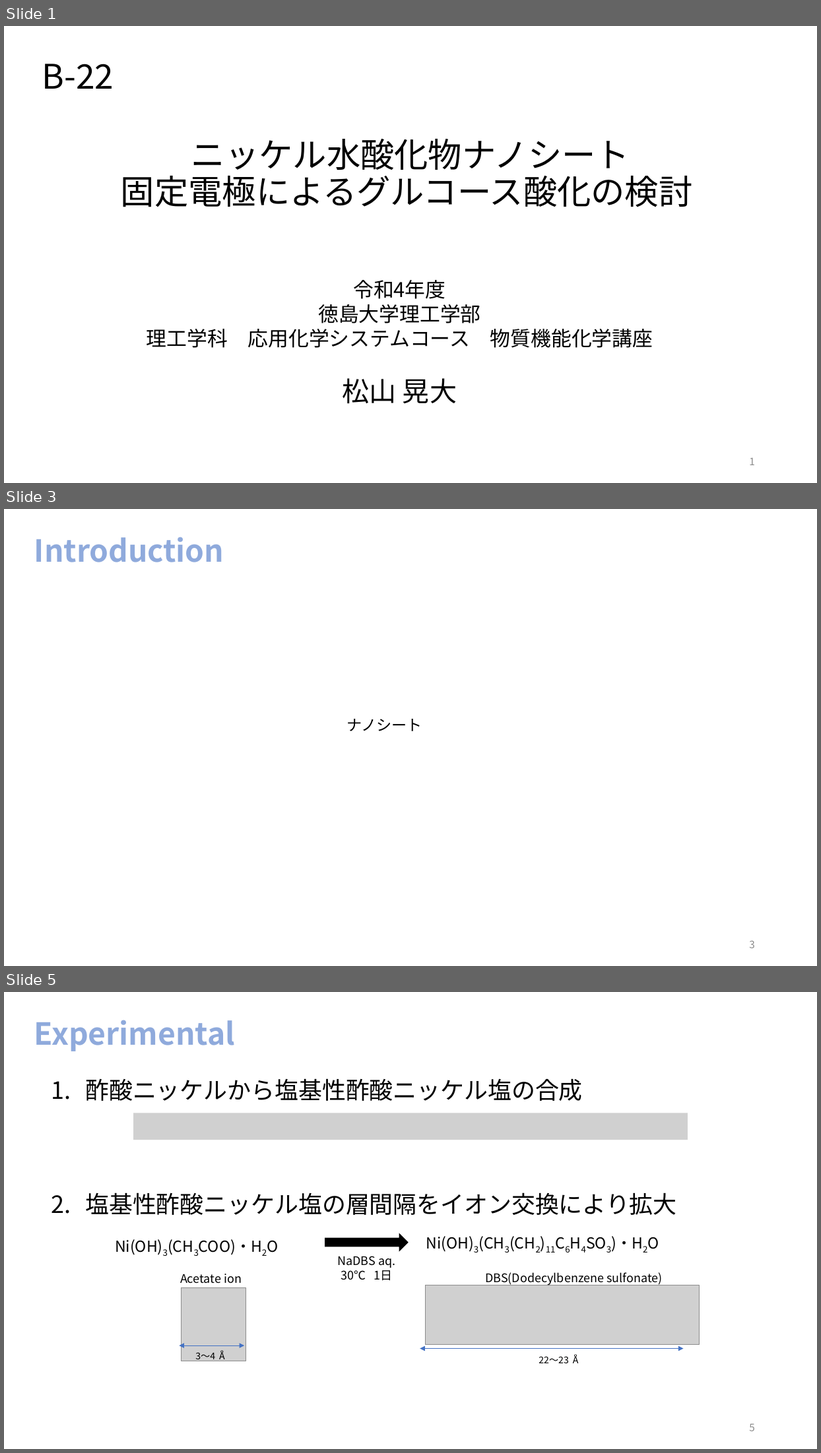
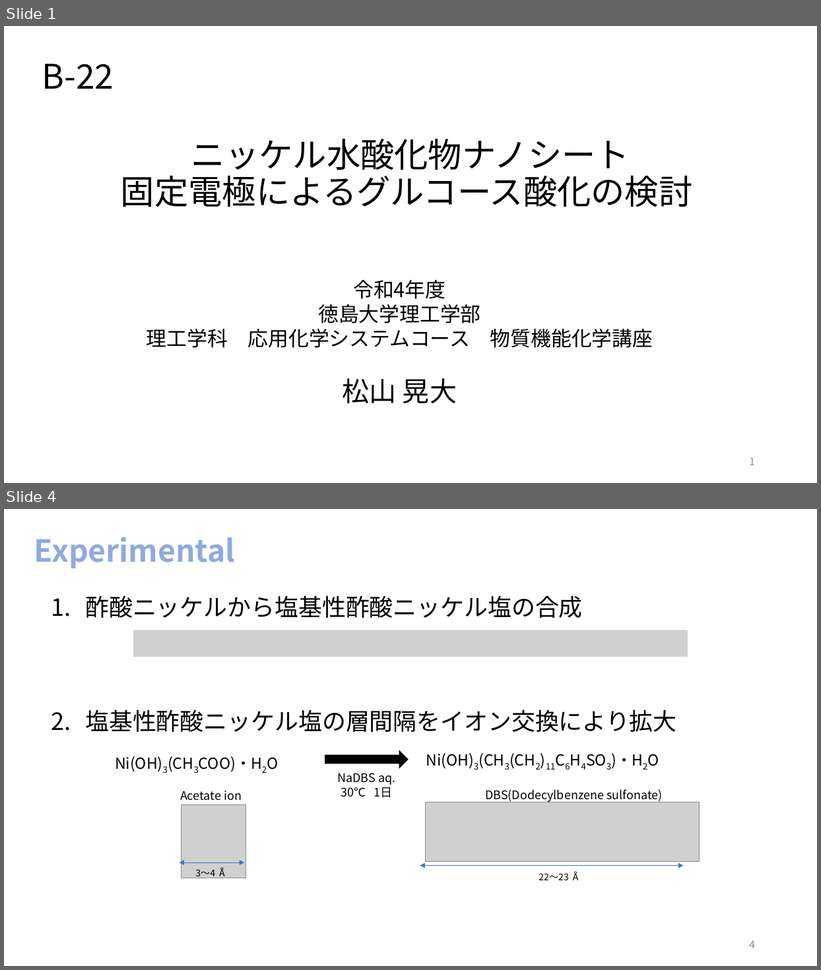
Before and after one commit to akidon0000/graduation-thesis, a slide deck: 発表スライド/卒論スライド 松山晃大.pptx. Shown one above the other, each under a label of ours: slides 1, 3 and 5 before the commit, slides 1 and 4 after it; the slides between them are not shown. The pictures are 821x1453 and 821x970 pixels, drawn with LibreOffice and Linux fonts; fonts in the diff are those of the drawing; grey boxes stand for pictures. Boxes give left, top, right and bottom in pixels: in the first picture for what was removed or moved away, otherwise in the second. Text is boxed around its words. In the diff, an @@ line names an element or a change of style, - is before the commit and + after.

```diff
--- a/発表スライド/卒論スライド 松山晃大.pptx
+++ b/発表スライド/卒論スライド 松山晃大.pptx
@@ slide 3 removed at box(4, 509, 817, 966), background #FFFFFF @@
@@ title removed at box(34, 537, 224, 562) @@
-Introduction
@@ text removed at box(347, 719, 422, 731) @@
-ナノシート
@@ page number removed at box(749, 941, 755, 949) @@
-3
@@ what was slide 5 is now slide 4 @@
@@ page number at box(749, 941, 755, 949): text changed @@
-5
+4
```
Also in this commit, not shown: 3 slides changed, 2 slides added, 3 other files.
